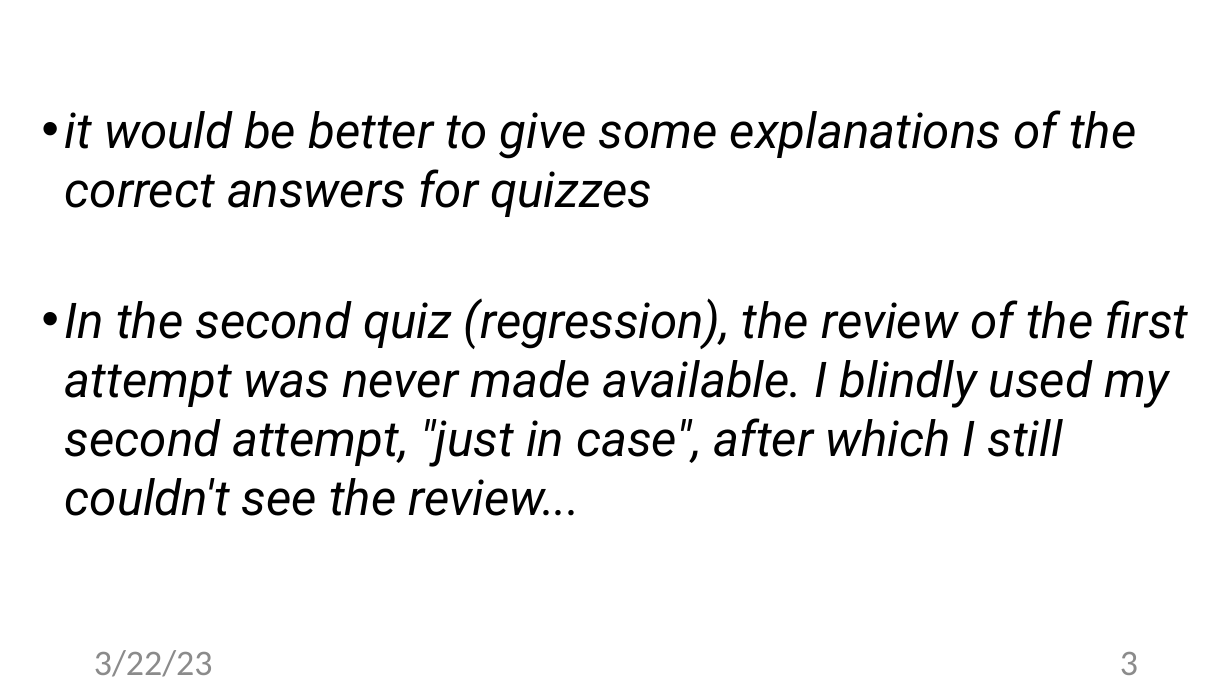
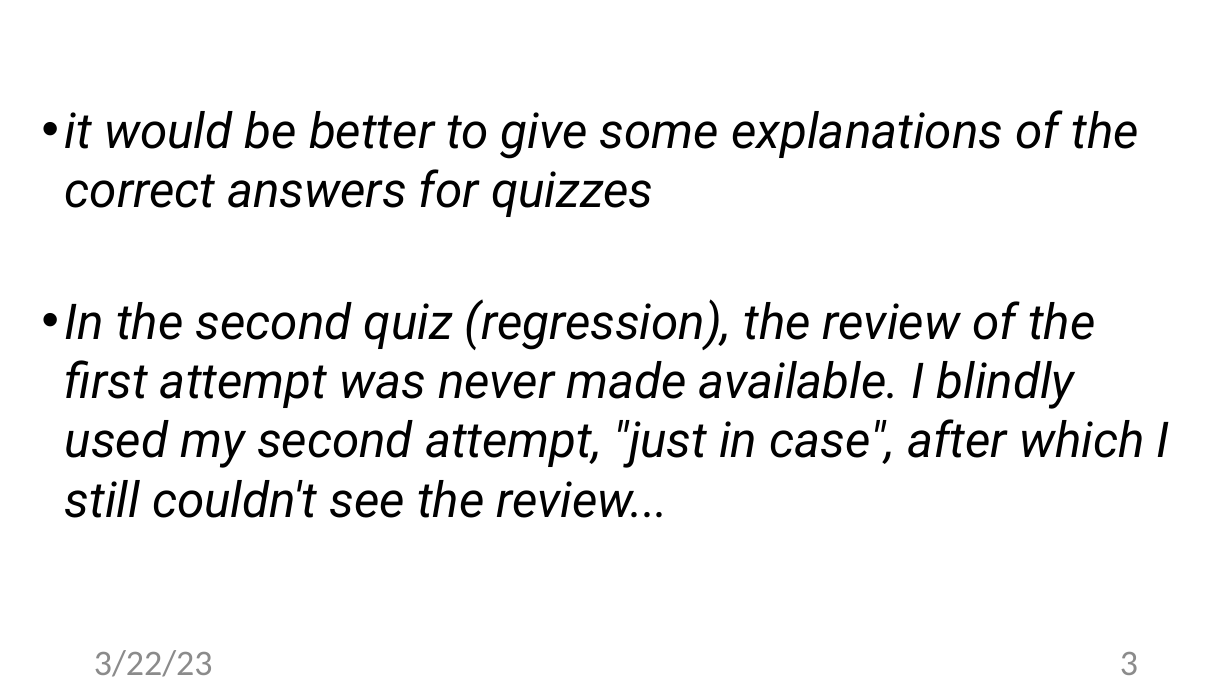
Before and after one commit to alexjungaalto/FederatedLearning, a slide deck: slide 3 of slides/CS-E4740_FLDesignPrinciple.pptx. Drawn at 1232x693 pixels with LibreOffice and Linux fonts; fonts in the diff are those of the drawing. Boxes give left, top, right and bottom in pixels: in the first picture for what was removed or moved away, otherwise in the second. Text is boxed around its words. In the diff, an @@ line names an element or a change of style, - is before the commit and + after.

```diff
--- a/slides/CS-E4740_FLDesignPrinciple.pptx
+++ b/slides/CS-E4740_FLDesignPrinciple.pptx
@@ text "it would be better to ..." at [65, 110, 1170, 518]: size 38.4 to 38.5 pt @@
```
Also in this commit, not shown: 20 other slides changed, 1 slide added, 3 other files.
